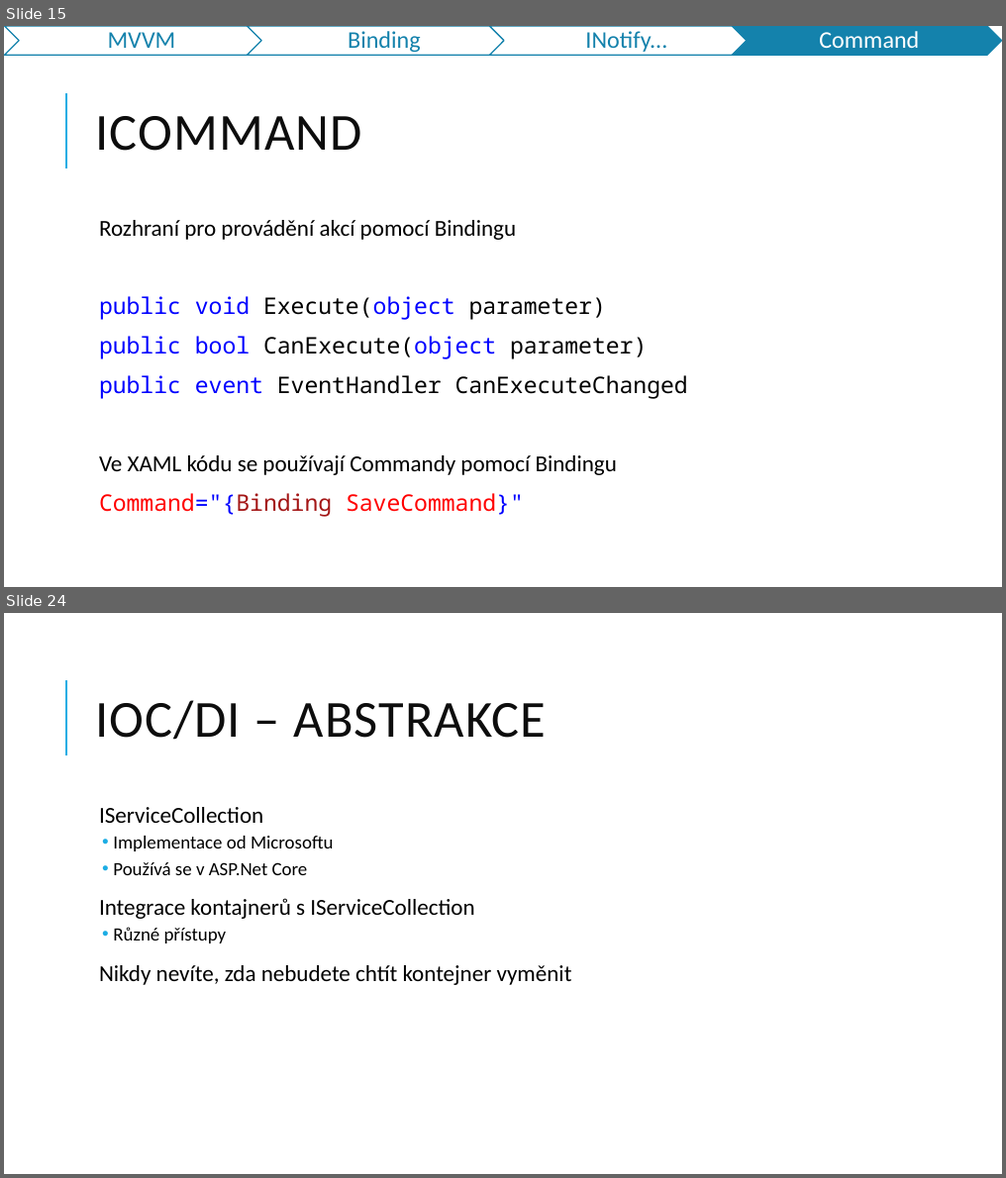
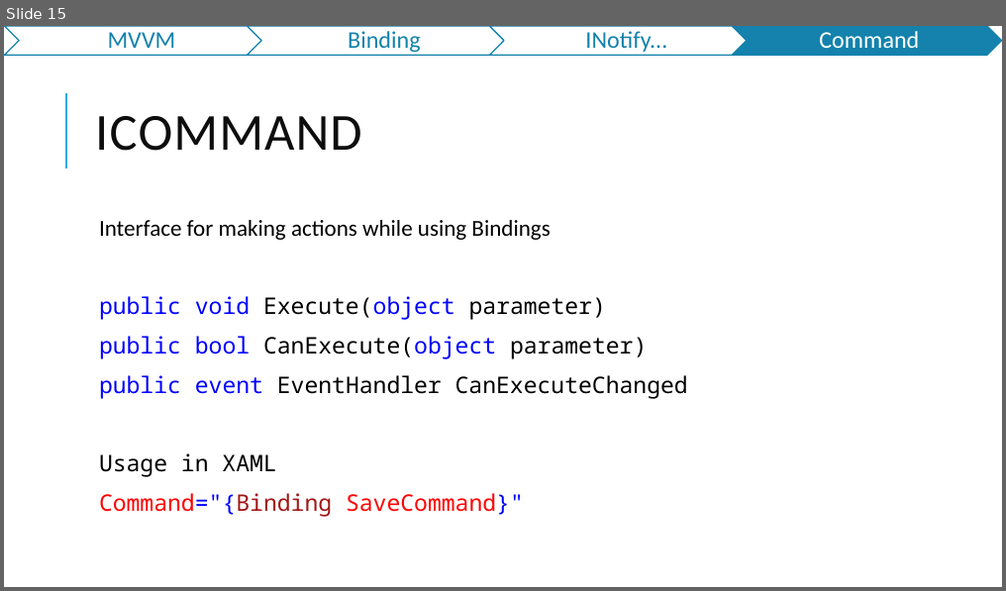
Before and after one commit to jasho/pv239-maui, a slide deck: 03_MVVM/PV239-Xamarin-03_MVVM.pptx. Shown one above the other, each under a label of ours: slides 15 and 24 before the commit, slide 15 after it; the slides between them are not shown. The pictures are 1006x1178 and 1006x591 pixels, drawn with LibreOffice and Linux fonts; fonts in the diff are those of the drawing. Boxes give left, top, right and bottom in pixels: in the first picture for what was removed or moved away, otherwise in the second. Text is boxed around its words. In the diff, an @@ line names an element or a change of style, - is before the commit and + after.

```diff
--- a/03_MVVM/PV239-Xamarin-03_MVVM.pptx
+++ b/03_MVVM/PV239-Xamarin-03_MVVM.pptx
@@ slide 24 removed at (4,613,1002,1174), background #FFFFFF; not listed: 1 template element that a slide beside it also shows @@
@@ title removed at (95,700,546,740) @@
-IOC/DI – ABSTRAKCE
@@ text removed at (99,807,572,985) @@
-  IServiceCollection
-  • Implementace od Microsoftu
-  • Používá se v ASP.Net Core
-  Integrace kontajnerů s IServiceCollection
-  • Různé přístupy
-  Nikdy nevíte, zda nebudete chtít kontejner vyměnit
@@ slide 15 changed as well @@
@@ text at (99,220,549,240): text changed @@
-  Rozhraní pro provádění akcí pomocí Bindingu
+  Interface for making actions while using Bindings
@@ text at (99,454,276,477): text changed; font Calibri to Noto Sans Mono @@
-  Ve XAML kódu se používají Commandy pomocí Bindingu
+  Usage in XAML
```
Also in this commit, not shown: 16 other slides changed, 6 slides added, 8 other slides removed.
